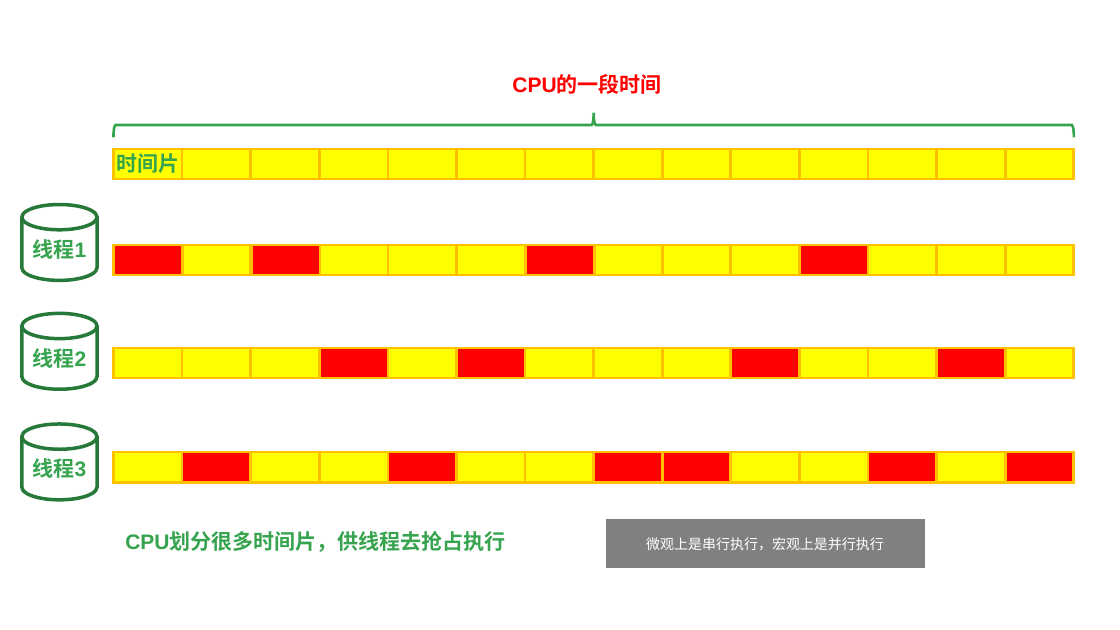
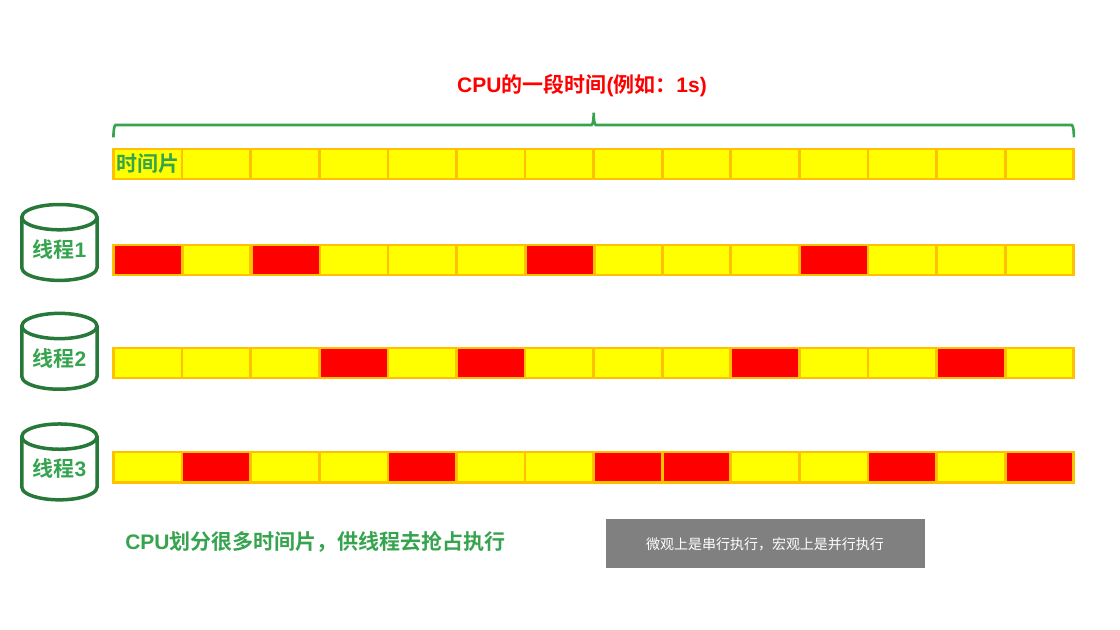
Before and after one commit to linkknown/PPT, a slide deck: slide 7 of 基础PPT/JavaSE进阶第三版/第9章：Java并发基础.pptx (slide 8 before the commit). Drawn at 1120x630 pixels with LibreOffice and Linux fonts; fonts in the diff are those of the drawing; background and template pictures are left out. Boxes give left, top, right and bottom in pixels: in the first picture for what was removed or moved away, otherwise in the second. Text is boxed around its words. In the diff, an @@ line names an element or a change of style, - is before the commit and + after.

```diff
--- a/基础PPT/JavaSE进阶第三版/第9章：Java并发基础.pptx
+++ b/基础PPT/JavaSE进阶第三版/第9章：Java并发基础.pptx
@@ text at box(457, 76, 707, 97): text changed @@
-CPU的一段时间
+CPU的一段时间(例如：1s)
```
Also in this commit, not shown: 3 other slides changed, 1 slide removed.
